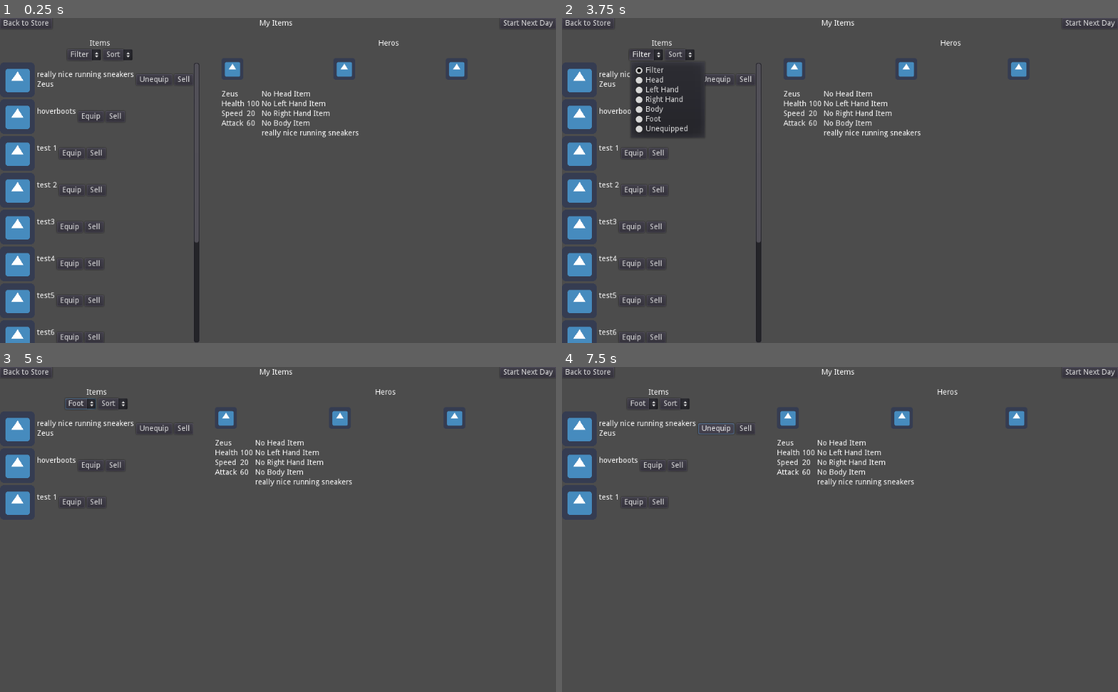
Above: before the commit, frames 1-4 (two rows, left to right).
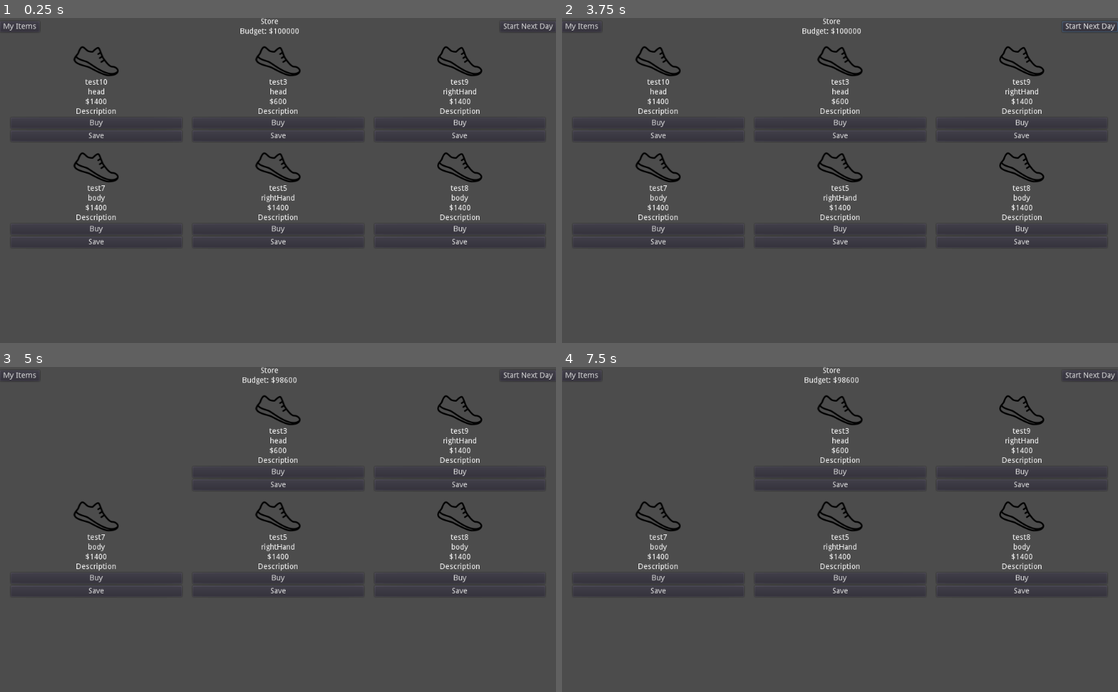
Above: after the commit, the same moments.

Repository: rachd/SuperheroDispatcher2.0
Game: Godot game, scene res://Store/Store.tscn
The game is run twice, just before and just after one commit, with the same random seed, the same clock (stepped at 60 frames per second) and the same inputs. Before the commit the project starts from res://MyItems/MyItems.tscn. The engine's default icon, where the game draws it, is replaced by a stand-in: a white triangle on a blue panel in a dark square.
Inputs (mouse positions are in pixels of both pictures, inside the frame that each line leads up to):
- Up to frame 1 (0.25 s): no input
- Up to frame 2 (3.75 s): click (584, 27) at 0.5 s, where only the run after the commit has a clickable "My Items"; click "Back to Store" at 1.25 s; click "Start Next Day" at 2 s; click "Start Next Day" at 2.75 s; click (645, 53) at 3.5 s, where only the run before the commit has a clickable "Filter"
- Up to frame 3 (5 s): click (94, 471) at 4.25 s, where only the run after the commit has a clickable "Buy"
- Up to frame 4 (7.5 s): click (645, 402) at 5 s, where only the run before the commit has a clickable "Foot"; click (673, 402) at 5.75 s, where only the run before the commit has a clickable "Sort"; click (717, 428) at 6.5 s, where only the run before the commit has a clickable "Unequip"; click (712, 428) at 7.25 s, where only the run before the commit has a clickable "Equip"

The runs differ from the first frame. In frame 1, 8.4% of the frame differs, in the area x 0-100%, y 0-100%; in frame 2, 10%; in frame 3, 5.7%; in frame 4, 5.7%.

Commit message:
handle navigation between store and my items

Diff:
--- a/MyItems/MyItems.gd
+++ b/MyItems/MyItems.gd
@@ -39,3 +39,7 @@
 			gameVariables.assigned_items[hero].erase(item.type)
 	$Content/ItemList.remove_item(itemId)
 	$Content/Heros.remove_item()
+
+
+func _on_StoreButton_pressed():
+	get_tree().change_scene("res://Store/Store.tscn")
--- a/MyItems/MyItems.tscn
+++ b/MyItems/MyItems.tscn
@@ -60,3 +60,4 @@
 margin_right = 1024.0
 margin_bottom = 560.0
 size_flags_horizontal = 3
+[connection signal="pressed" from="TitleRow/StoreButton" to="." method="_on_StoreButton_pressed"]
--- a/ShopCard.tscn
+++ b/Store/ShopCard.tscn
@@ -1,12 +1,15 @@
 [gd_scene load_steps=3 format=2]
 
-[ext_resource path="res://ShopCard.gd" type="Script" id=1]
+[ext_resource path="res://Store/ShopCard.gd" type="Script" id=1]
 [ext_resource path="res://assets/shoe.png" type="Texture" id=2]
 
 [node name="ShopCard" type="VBoxContainer"]
 anchor_right = 1.0
 anchor_bottom = 1.0
 script = ExtResource( 1 )
+__meta__ = {
+"_edit_use_anchors_": false
+}
 
 [node name="TextureRect" type="TextureRect" parent="."]
 margin_right = 1024.0
--- a/Store.gd
+++ b/Store/Store.gd
@@ -3,16 +3,14 @@
 signal start_next_day(budget)
 
 var rng = RandomNumberGenerator.new()
-var item_card_scene = preload("res://ShopCard.tscn")
+var item_card_scene = preload("res://Store/ShopCard.tscn")
 
 var items = []
-var budget = 0
 
 var MAX_ITEMS = 6
 
 func set_budget(b):
-	budget = b
-	$VBoxContainer/BudgetLabel.text = "Budget: $" + str(budget)
+	$VBoxContainer/HBoxContainer/VBoxContainer/BudgetLabel.text = "Budget: $" + str(b)
 
 func reset():
 	self.queue_free()
@@ -30,34 +28,48 @@
 			item_index = rng.randi_range(0, all_items.size()-1)
 			item_id = all_items[item_index].id
 		selected_item_ids.append(item_id)
-	for item in all_items:
-		if selected_item_ids.has(item.id):
-			items.append(item)
+		items.append(constants.get_item_by_id(item_id))
+		gameVariables.current_shop[item_id] = true
 
-func _add_item_cards():
+func _add_item_cards(disabledItems):
 	var shop_cards = $VBoxContainer/MarginContainer/ItemContainer.get_children()
 	for i in range(0, shop_cards.size()):
 		shop_cards[i].set_data(items[i])
+		if items[i].id in disabledItems:
+			shop_cards[i].disable()
 
 func _on_item_bought(item, item_card):
-	if item.price <= budget:
-		gameVariables.unassigned_items.append(item)
+	if item.price <= gameVariables.budget:
 		gameVariables.owned_item_ids.append(item.id)
-		budget -= item.price
-		set_budget(budget)
+		gameVariables.budget -= item.price
+		set_budget(gameVariables.budget)
 		item_card.disable()
+		gameVariables.current_shop[item.id] = false
 
 func _on_item_saved(item):
 	gameVariables.saved_items.append(item)
 
 func _ready():
 	#self.connect("start_next_day", get_node("/root/Main"), "_on_close_Store")
-	rng.randomize()
-	set_budget(10000)
-	items = gameVariables.saved_items
-	gameVariables.saved_items = []
-	self._select_items(MAX_ITEMS - items.size())
-	self._add_item_cards()
+	var disabled_items = []
+	set_budget(gameVariables.budget)
+	if gameVariables.show_new_shop:
+		rng.randomize()
+		items = gameVariables.saved_items
+		gameVariables.saved_items = []
+		self._select_items(MAX_ITEMS - items.size())
+	else:
+		var item_ids = gameVariables.current_shop.keys()
+		for item_id in item_ids:
+			items.append(constants.get_item_by_id(item_id))
+			if gameVariables.current_shop[item_id] == false:
+				disabled_items.append(item_id)
+	self._add_item_cards(disabled_items)
+	gameVariables.show_new_shop = false
 
 #func _on_Done_pressed():
 	#emit_signal("start_next_day", budget)
+
+
+func _on_MyItemsButton_pressed():
+	get_tree().change_scene("res://MyItems/MyItems.tscn")
--- a/Store.tscn
+++ b/Store/Store.tscn
@@ -1,12 +1,15 @@
 [gd_scene load_steps=3 format=2]
 
-[ext_resource path="res://Store.gd" type="Script" id=1]
-[ext_resource path="res://ShopCard.tscn" type="PackedScene" id=2]
+[ext_resource path="res://Store/Store.gd" type="Script" id=1]
+[ext_resource path="res://Store/ShopCard.tscn" type="PackedScene" id=2]
 
 [node name="Store" type="Control"]
 anchor_right = 1.0
 anchor_bottom = 1.0
 script = ExtResource( 1 )
+__meta__ = {
+"_edit_use_anchors_": false
+}
 
 [node name="VBoxContainer" type="VBoxContainer" parent="."]
 anchor_right = 1.0
@@ -16,23 +19,51 @@
 "_edit_use_anchors_": false
 }
 
-[node name="Label" type="Label" parent="VBoxContainer"]
+[node name="HBoxContainer" type="HBoxContainer" parent="VBoxContainer"]
 margin_right = 1024.0
+margin_bottom = 32.0
+
+[node name="MyItemsButton" type="Button" parent="VBoxContainer/HBoxContainer"]
+margin_top = 6.0
+margin_right = 73.0
+margin_bottom = 26.0
+size_flags_vertical = 4
+text = "My Items"
+
+[node name="VBoxContainer" type="VBoxContainer" parent="VBoxContainer/HBoxContainer"]
+margin_left = 77.0
+margin_right = 917.0
+margin_bottom = 32.0
+size_flags_horizontal = 3
+
+[node name="Label" type="Label" parent="VBoxContainer/HBoxContainer/VBoxContainer"]
+margin_right = 840.0
 margin_bottom = 14.0
 text = "Store"
 align = 1
+__meta__ = {
+"_edit_use_anchors_": false
+}
 
-[node name="BudgetLabel" type="Label" parent="VBoxContainer"]
-margin_top = 14.0
-margin_right = 1024.0
-margin_bottom = 28.0
+[node name="BudgetLabel" type="Label" parent="VBoxContainer/HBoxContainer/VBoxContainer"]
+margin_top = 18.0
+margin_right = 840.0
+margin_bottom = 32.0
 text = "Current Budget: "
 align = 1
 
+[node name="DoneButton" type="Button" parent="VBoxContainer/HBoxContainer"]
+margin_left = 921.0
+margin_top = 6.0
+margin_right = 1024.0
+margin_bottom = 26.0
+size_flags_vertical = 4
+text = "Start Next Day"
+
 [node name="MarginContainer" type="MarginContainer" parent="VBoxContainer"]
-margin_top = 28.0
+margin_top = 32.0
 margin_right = 1024.0
-margin_bottom = 440.0
+margin_bottom = 444.0
 custom_constants/margin_right = 20
 custom_constants/margin_top = 20
 custom_constants/margin_left = 20
@@ -107,3 +138,4 @@
 size_flags_horizontal = 3
 size_flags_vertical = 2
 alignment = 1
+[connection signal="pressed" from="VBoxContainer/HBoxContainer/MyItemsButton" to="." method="_on_MyItemsButton_pressed"]
--- a/gameVariables.gd
+++ b/gameVariables.gd
@@ -2,7 +2,9 @@
 
 var selected_heros = [1, 3, 4]
 var day = 1
-var budget = 0
+var budget = 100000
 var saved_items = []
-var owned_item_ids = [0, 1, 2, 3, 4, 5, 6, 7, 8, 9, 10, 11]
+var owned_item_ids = [0, 1, 2, 3]
 var assigned_items = {1: {"foot": 0}}
+var show_new_shop = true
+var current_shop = {}
--- a/project.godot
+++ b/project.godot
@@ -16,7 +16,7 @@
 [application]
 
 config/name="SuperheroDispatcher2.0"
-run/main_scene="res://MyItems/MyItems.tscn"
+run/main_scene="res://Store/Store.tscn"
 config/icon="res://icon.png"
 
 [autoload]
Renamed: ShopCard.gd -> Store/ShopCard.gd
